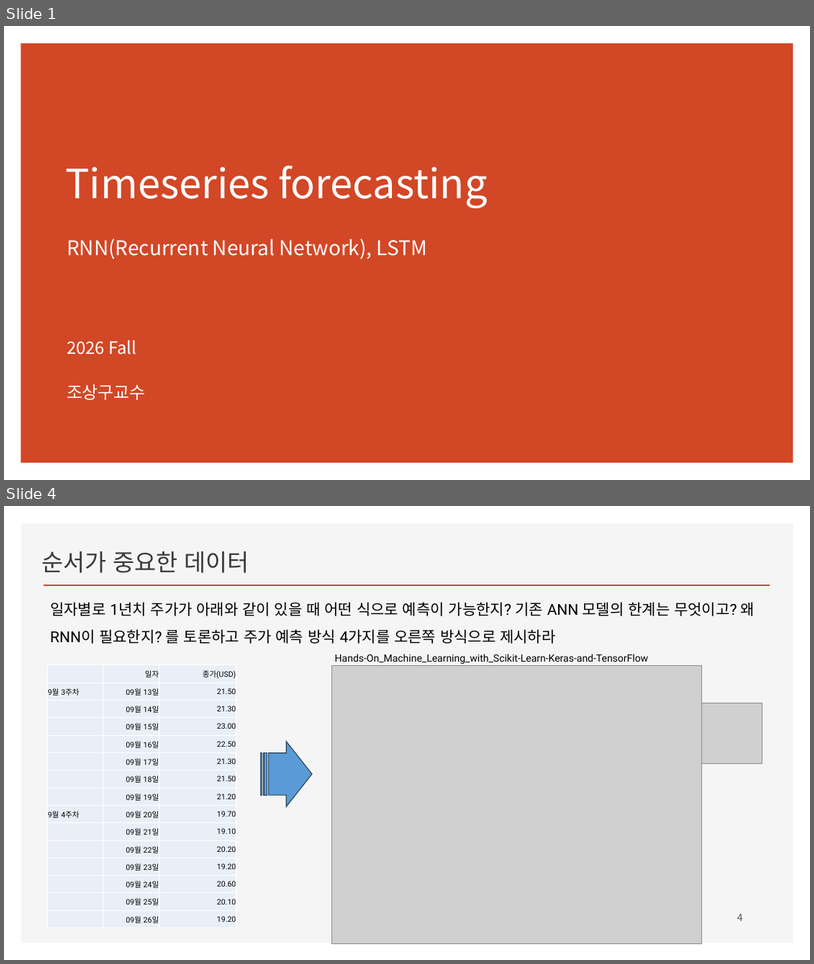
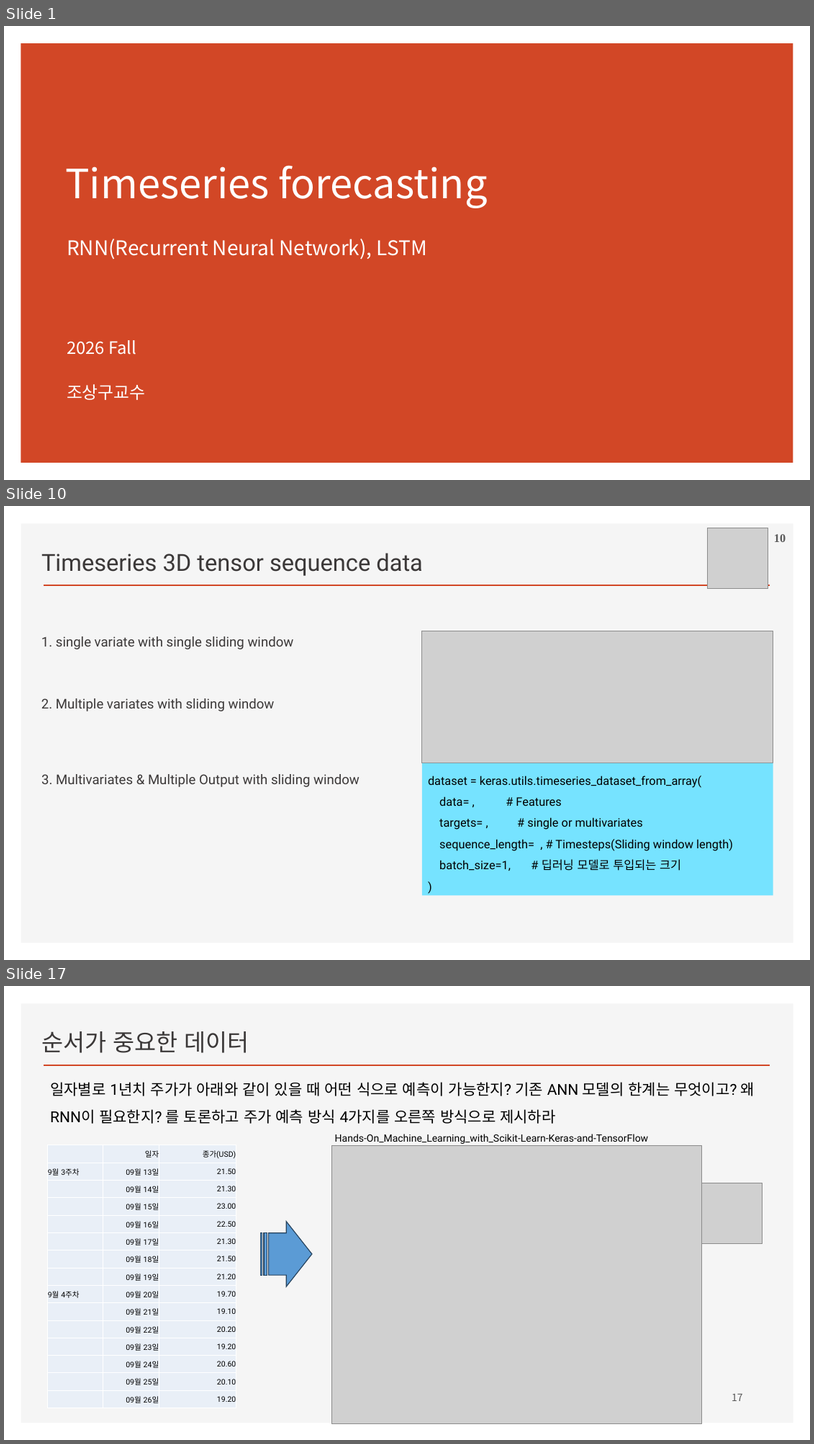
Before and after one commit to ancestor9/2026_Fall_Deep-Learning-with-Python, a slide deck: Chapter 13 Timeseries forecasting.pptx. Shown one above the other, each under a label of ours: slides 1 and 4 before the commit, slides 1, 10 and 17 after it; the slides between them are not shown. The pictures are 814x964 and 814x1444 pixels, drawn with LibreOffice and Linux fonts; fonts in the diff are those of the drawing; grey boxes stand for pictures; background and template pictures are left out. Boxes give left, top, right and bottom in pixels: in the first picture for what was removed or moved away, otherwise in the second. Text is boxed around its words. In the diff, an @@ line names an element or a change of style, - is before the commit and + after.

```diff
--- a/Chapter 13 Timeseries forecasting.pptx
+++ b/Chapter 13 Timeseries forecasting.pptx
@@ slide 10 added at [4,506,810,960], background #FFFFFF; not listed: 2 template elements that a slide beside it also shows @@
@@ picture added at [707,528,768,589] @@
@@ page number added at [774,534,786,542], 14 pt, text #595959, bold @@
+10
@@ text added at [41,553,423,576], 28 pt, text #3B3838 @@
+Timeseries 3D tensor sequence data
@@ picture added at [422,631,774,762] @@
@@ text added at [41,636,294,649], 16 pt, text #3B3838 @@
+1. single variate with single sliding window
@@ text added at [41,698,275,711], 16 pt, text #3B3838 @@
+2. Multiple variates with sliding window
@@ rectangle added at [422,763,774,896], fill #76E3FF, 14 pt, text #000000 @@
+dataset = keras.utils.timeseries_dataset_from_array(
+data= , # Features
+targets= , # single or multivariates
+sequence_length= , # Timesteps(Sliding window length)
+batch_size=1, # 딥러닝 모델로 투입되는 크기
+)
@@ text added at [41,774,360,787], 16 pt, text #3B3838 @@
+3. Multivariates & Multiple Output with sliding window
@@ what was slide 4 is now slide 17 @@
@@ page number at [732,1394,743,1401]: text changed @@
-4
+17
```
Also in this commit, not shown: 3 slides changed, 11 other slides added.
